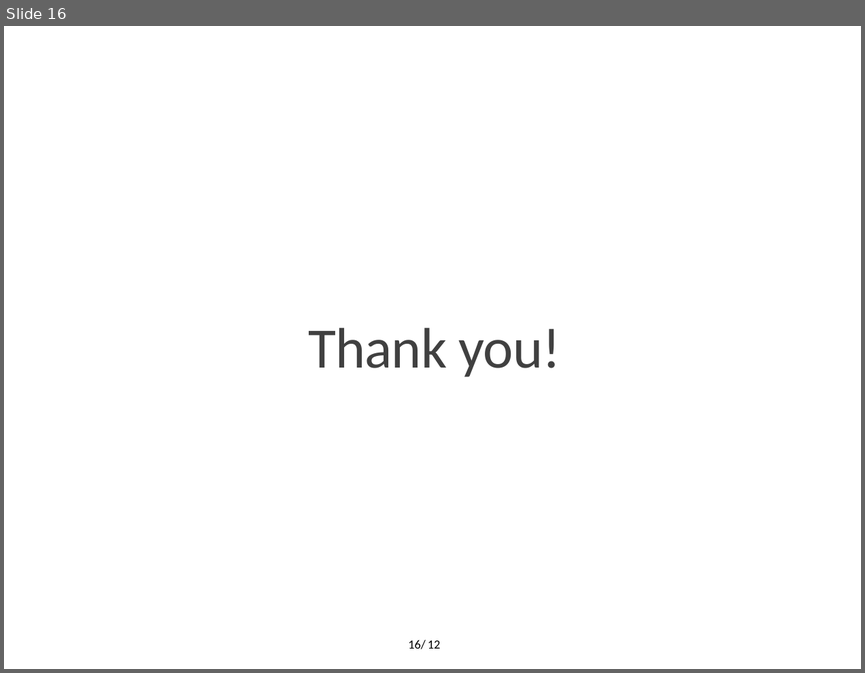
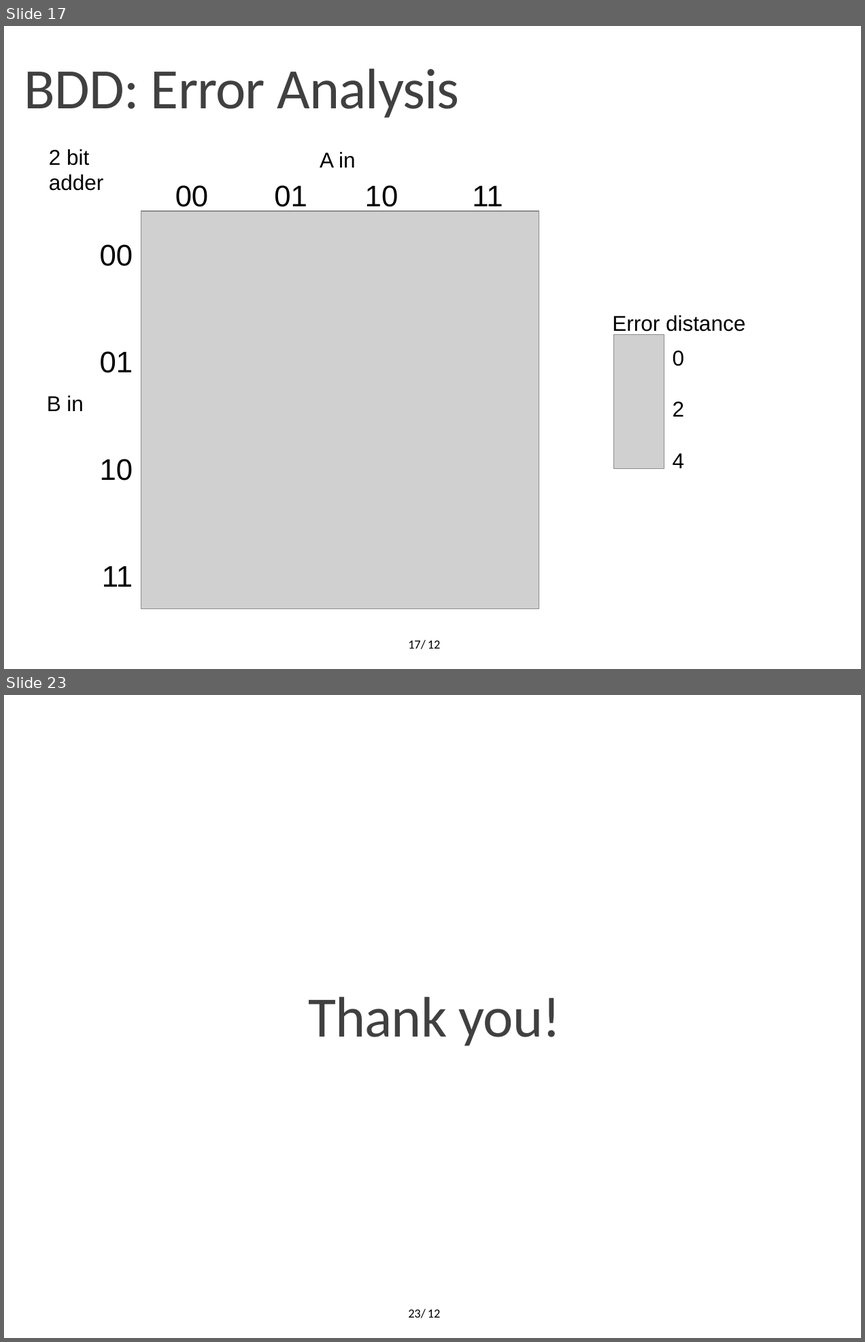
Before and after one commit to OrionLightning/Approximate-Circuit, a slide deck: Presentation Slides/Second Midterm (11-01-2022)/Midterm 11-01-2022.pptx. Shown one above the other, each under a label of ours: slide 16 before the commit, slides 17 and 23 after it; the slides between them are not shown. The pictures are 865x673 and 865x1342 pixels, drawn with LibreOffice and Linux fonts; fonts in the diff are those of the drawing; grey boxes stand for pictures; background and template pictures are left out. Boxes give left, top, right and bottom in pixels: in the first picture for what was removed or moved away, otherwise in the second. Text is boxed around its words. In the diff, an @@ line names an element or a change of style, - is before the commit and + after.

```diff
--- a/Presentation Slides/Second Midterm (11-01-2022)/Midterm 11-01-2022.pptx
+++ b/Presentation Slides/Second Midterm (11-01-2022)/Midterm 11-01-2022.pptx
@@ slide 17 added at (4, 26, 861, 669), background #FFFFFF; not listed: 1 template element that a slide beside it also shows @@
@@ text added at (24, 68, 459, 118), 48 pt, text #404040 @@
+BDD: Error Analysis
@@ text added at (49, 149, 104, 191), 18 pt, text #000000 @@
+2 bit adder
@@ text added at (320, 152, 356, 167), 18 pt, text #000000 @@
+A in
@@ text added at (175, 185, 502, 212), 25 pt, text #000000 @@
+00 01 10 11
@@ picture added at (141, 211, 538, 609) @@
@@ text added at (100, 244, 133, 586), 25 pt, text #000000 @@
+00
+01
+10
+11
@@ text added at (612, 315, 745, 335), 18 pt, text #000000 @@
+Error distance
@@ picture added at (614, 335, 664, 468) @@
@@ text added at (672, 350, 685, 468), 18 pt, text #000000 @@
+0
+2
+4
@@ text added at (47, 395, 84, 411), 18 pt, text #000000 @@
+B in
@@ page number added at (408, 639, 426, 649), 10.5 pt, text #000000 @@
+17/
@@ what was slide 16 is now slide 23 @@
@@ page number at (408, 1308, 426, 1318): text changed @@
-16/
+23/
```
Also in this commit, not shown: 12 slides changed, 7 other slides added, 1 slide removed, 2 other files.
